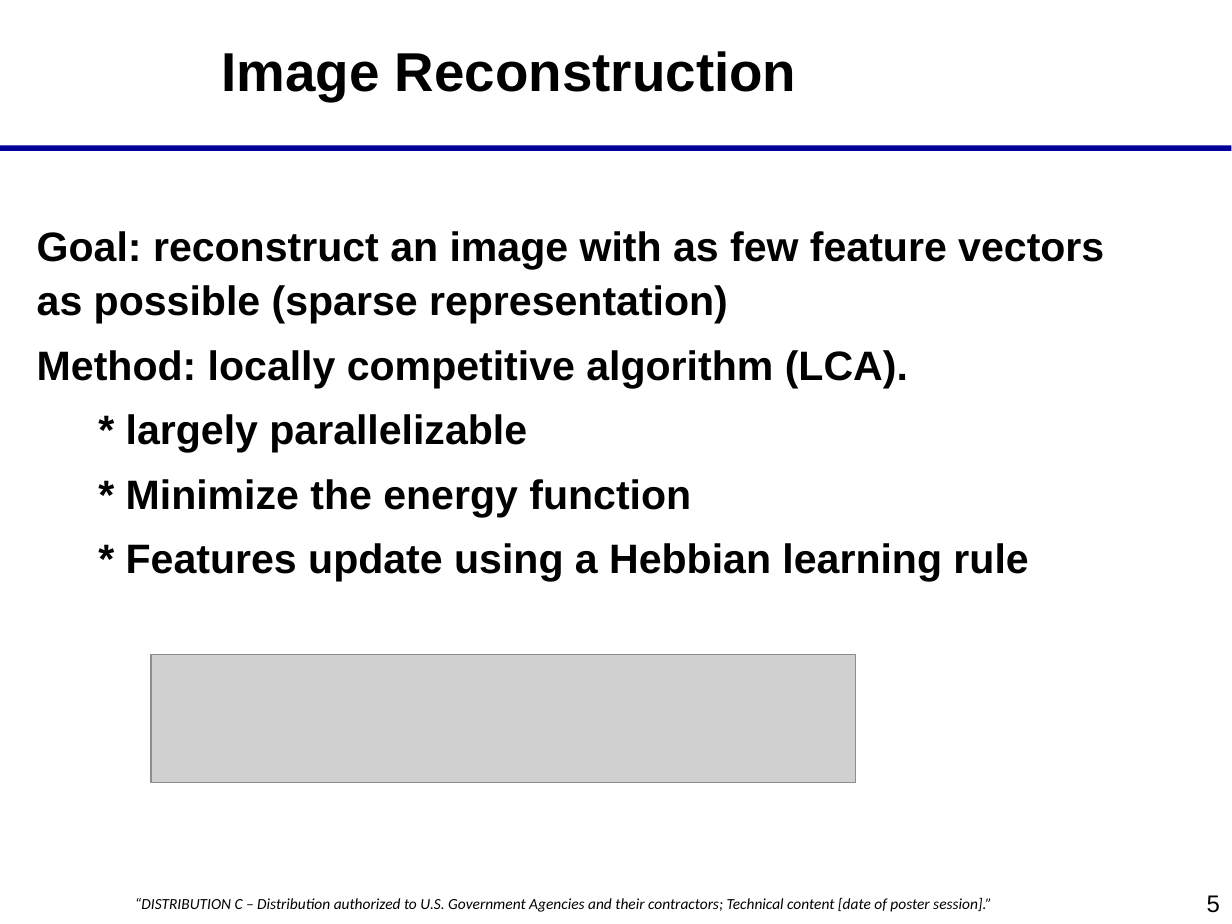
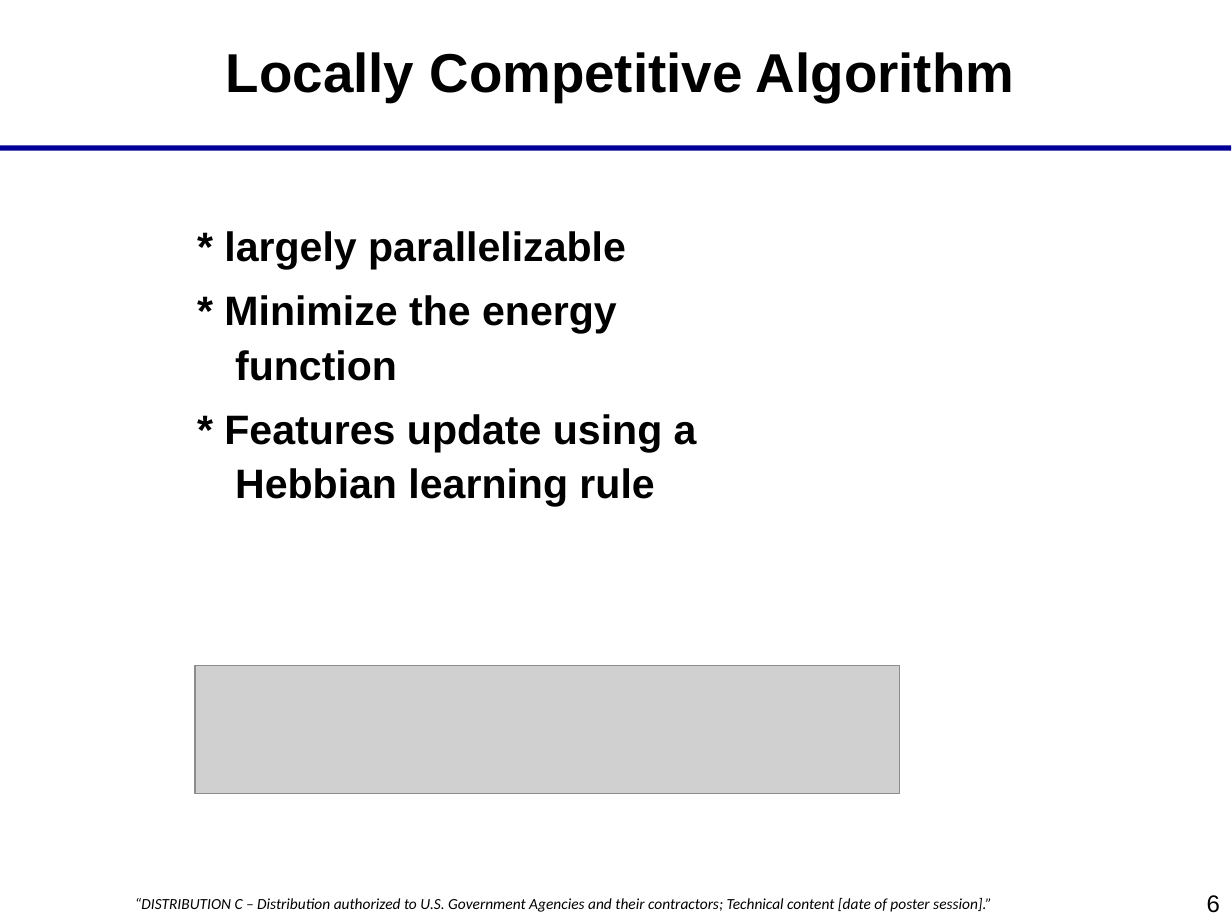
Before and after one commit to savannaos/Star-Field-Transformations, a slide deck: slide 6 of documents/starfields.ppt (slide 5 before the commit). Drawn at 1232x924 pixels with LibreOffice and Linux fonts; fonts in the diff are those of the drawing; grey boxes stand for pictures; background and template pictures are left out. Boxes give left, top, right and bottom in pixels: in the first picture for what was removed or moved away, otherwise in the second. Text is boxed around its words. In the diff, an @@ line names an element or a change of style, - is before the commit and + after.

```diff
--- a/documents/starfields.ppt
+++ b/documents/starfields.ppt
@@ text removed at (222,51,796,101) @@
-Image Reconstruction
@@ text added at (226,52,1014,102), 32 pt, text #000000, bold @@
+Locally Competitive Algorithm
@@ text "* largely parallelizable": place and size @@
-text "* largely parallelizable" at (37,231,1104,581)
+text "* largely parallelizable" at (224,231,697,506)
@@ text "* largely parallelizable" at (224,231,697,506): list level 2 to 1 in "* largely parallelizable"; list level 2 to 1 in "* Minimize the energy function"; list level 2 to 1 in "* Features update using a ..." @@
@@ text at (37,231,1104,388): paragraphs removed @@
-Goal: reconstruct an image with as few feature vectors as possible (sparse representation)
-Method: locally competitive algorithm (LCA).
@@ picture: place and size @@
-picture at (152,654,856,782)
+picture at (195,665,899,793)
@@ page number at (1207,895,1220,913): text changed @@
-5
+6
```
Also in this commit, not shown: 4 other slides changed, 2 slides added, 2 slides removed, 4 other files.
